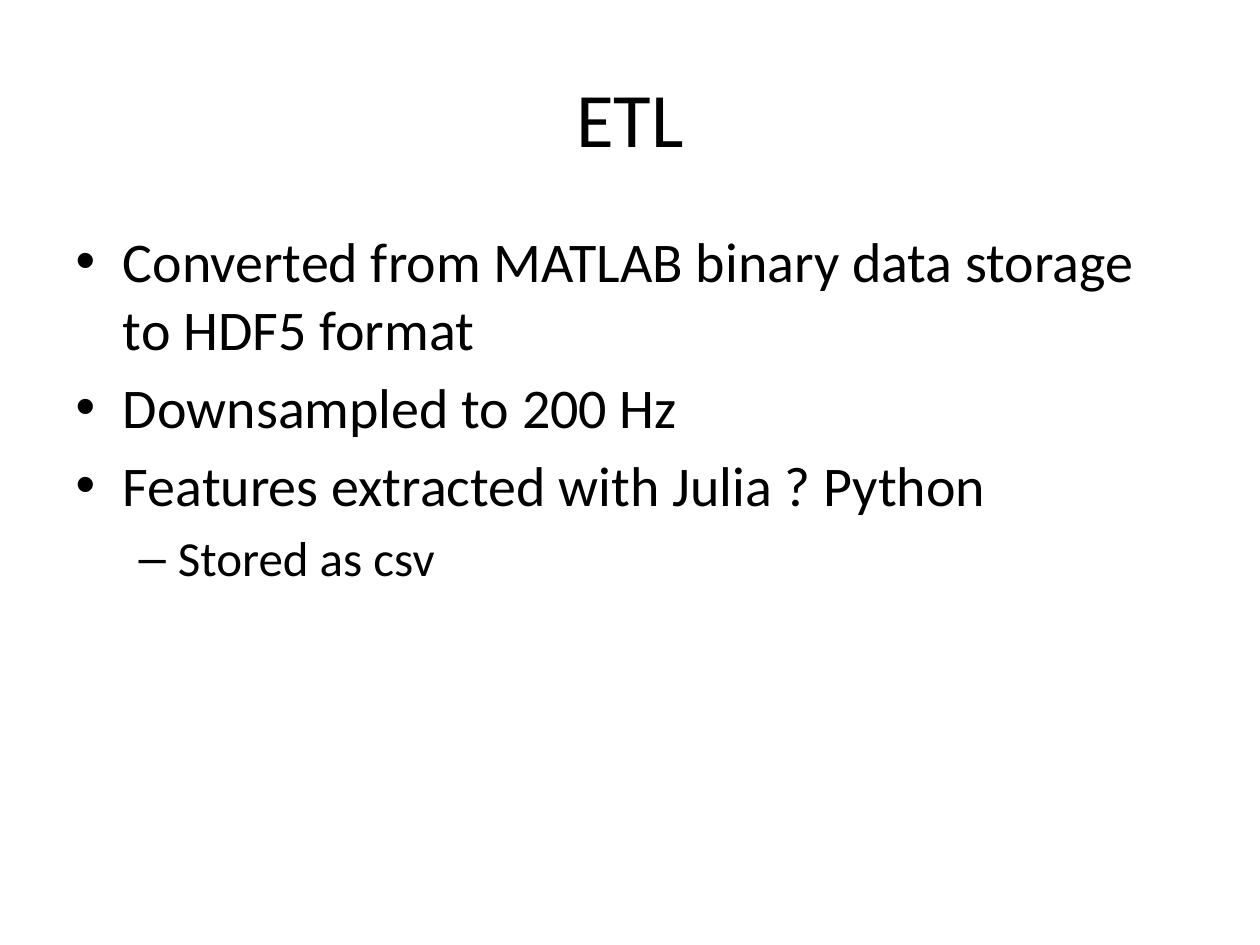
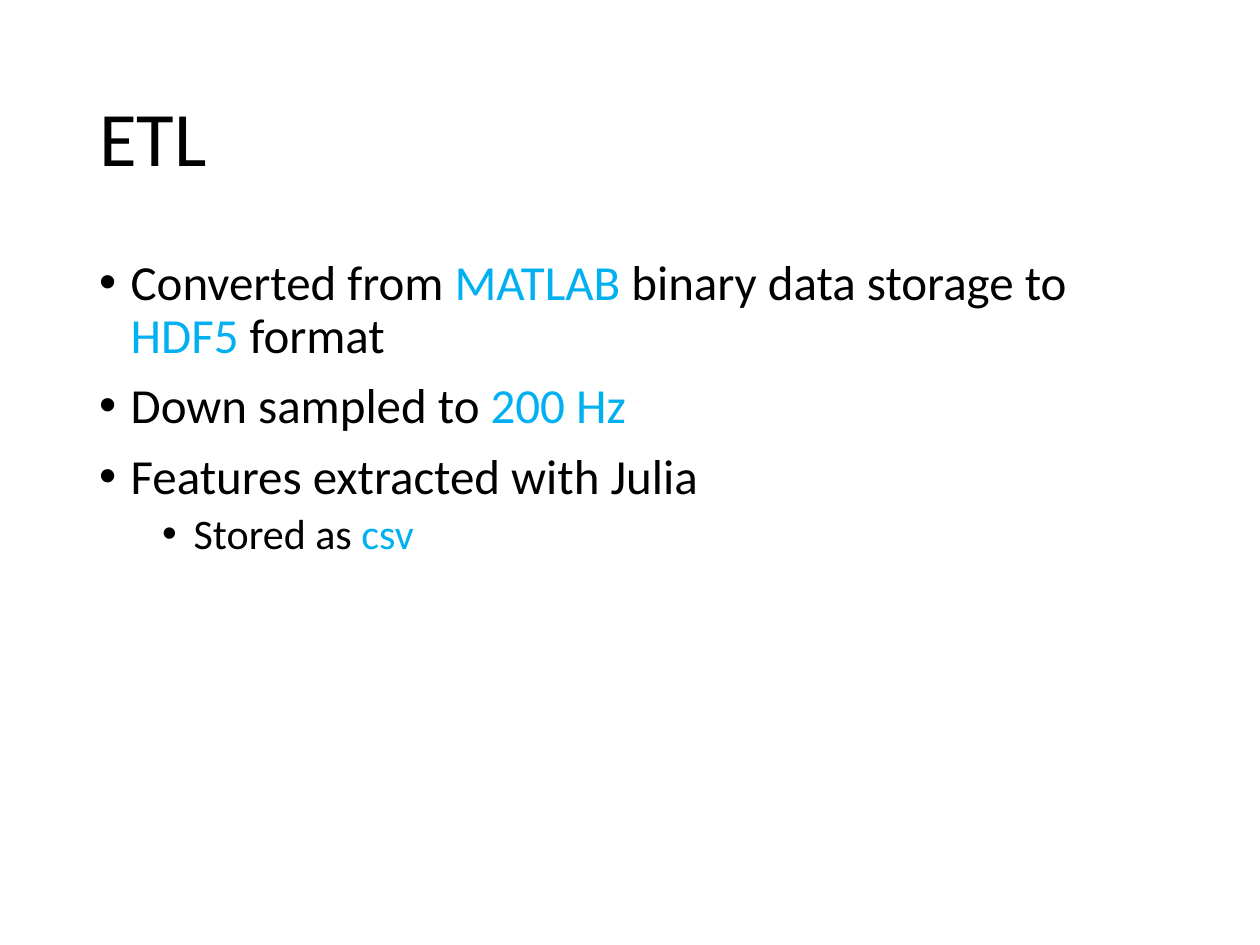
Before and after one commit to rbroberg/uccs.edu, a slide deck: slide 5 of cs5870/project/LeNet5 EEG.pptx (slide 4 before the commit). Drawn at 1260x945 pixels with LibreOffice and Linux fonts; fonts in the diff are those of the drawing. Boxes give left, top, right and bottom in pixels: in the first picture for what was removed or moved away, otherwise in the second. Text is boxed around its words. In the diff, an @@ line names an element or a change of style, - is before the commit and + after.

```diff
--- a/cs5870/project/LeNet5 EEG.pptx
+++ b/cs5870/project/LeNet5 EEG.pptx
@@ title "ETL": place and size @@
-title "ETL" at [576, 97, 683, 147]
+title "ETL" at [99, 116, 206, 166]
@@ title "ETL" at [99, 116, 206, 166]: alignment centre to left; line spacing 1 to 0.9 @@
@@ text "Converted from MATLAB binary data ...": place and size @@
-text "Converted from MATLAB binary data ..." at [123, 243, 1133, 577]
+text "Converted from MATLAB binary data ..." at [131, 266, 1067, 550]
@@ text at [131, 266, 1067, 550]: size 32 to 28 pt in "Converted from MATLAB binary data storage to ..."; text colour #000000 to #00B0F0 in "MATLAB HDF5", "csv"; size 28 to 24 pt in "Stored as csv"; indent changed; line spacing 1 to 0.9; more space between paragraphs; bullet – to • @@
@@ text at [131, 389, 698, 495]: text changed; size 32 to 28 pt @@
-• Downsampled to 200 Hz
-• Features extracted with Julia ? Python
+• Down sampled to 200 Hz
+• Features extracted with Julia
```
Also in this commit, not shown: 4 other slides changed, 7 slides added, 4 slides removed.
